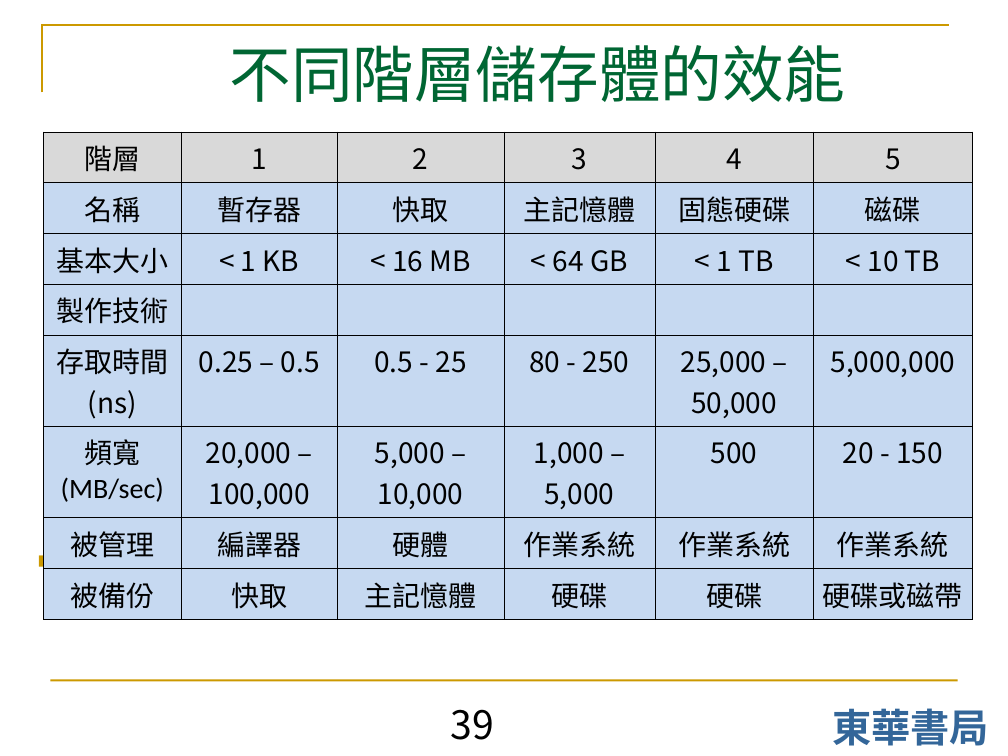
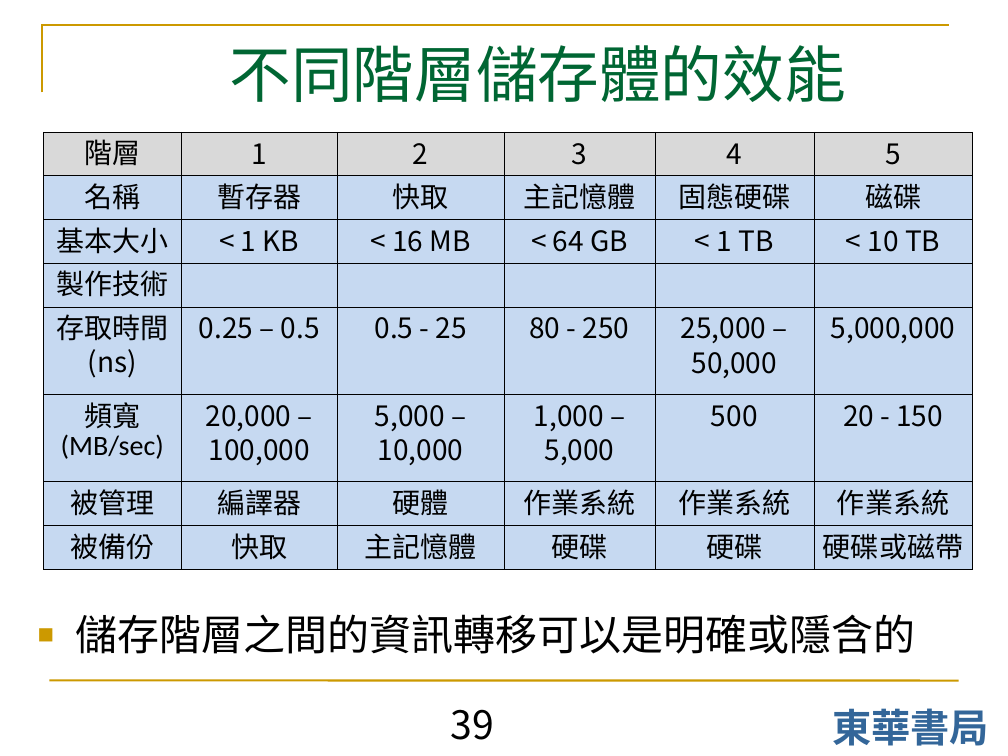
Before and after one commit to shouzo/Operating-System_pages, a slide deck: slide 39 of class-tutorial/chapter_1.ppt. Drawn at 1008x756 pixels with LibreOffice and Linux fonts; fonts in the diff are those of the drawing. Boxes give left, top, right and bottom in pixels: in the first picture for what was removed or moved away, otherwise in the second. Text is boxed around its words. In the diff, an @@ line names an element or a change of style, - is before the commit and + after.

```diff
--- a/class-tutorial/chapter_1.ppt
+++ b/class-tutorial/chapter_1.ppt
@@ text "儲存階層之間的資訊轉移可以是明確或隱含的" at [75,614,915,654]: size 25.5 to 30 pt; indent changed; line spacing 0.8 to 1 @@
@@ table at [43,132,972,569] @@
@@ line spacing 1 to 0.83 @@
@@ line spacing 1 to 0.84 @@
@@ borders changed @@
```
Also in this commit, not shown: 45 other slides changed, 1 other file.
